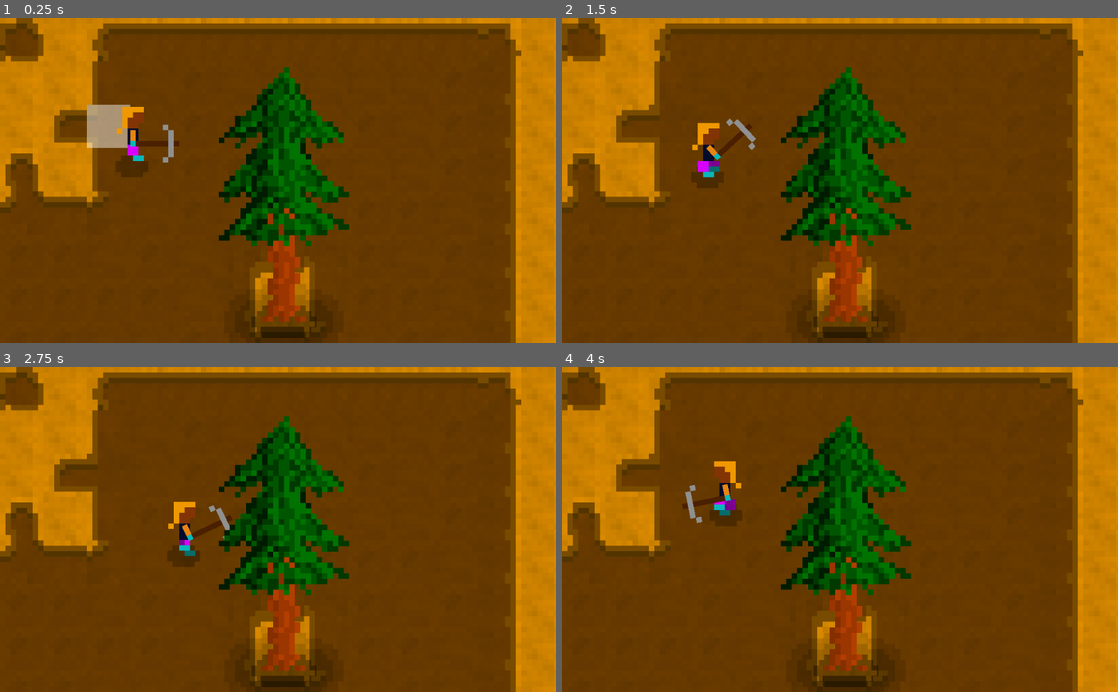
Above: before the commit, frames 1-4 (two rows, left to right).
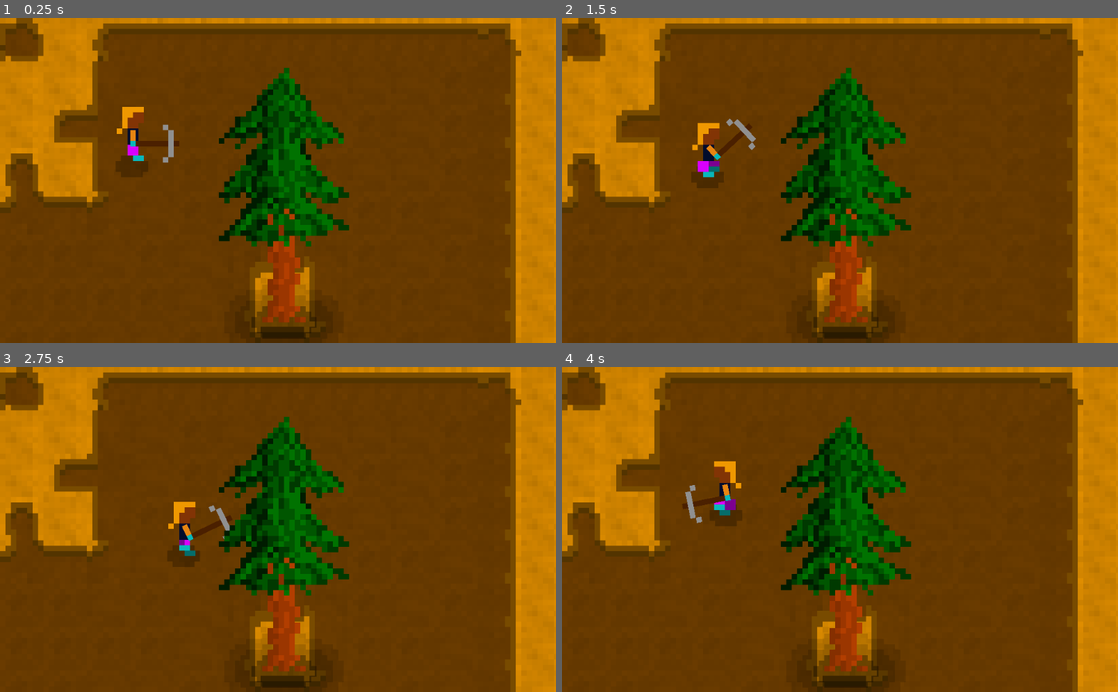
Above: after the commit, the same moments.

Repository: xarvh/residuals
Game: Godot game, scene res://scenes/Main.tscn
The game is run twice, just before and just after one commit, with the same random seed, the same clock (stepped at 60 frames per second) and the same inputs.
Inputs (mouse positions are in pixels of both pictures, inside the frame that each line leads up to):
- Up to frame 1 (0.25 s): no input
- Up to frame 2 (1.5 s): tap Enter (ui_accept) at 0.5, 0.6, 0.77, 1.07, 1.35 s; move the mouse to (962, 164) at 0.52 s; hold Right (ui_right) 0.53-1.28 s; move the mouse to (728, 196) at 1.27 s; hold Down (ui_down) from 1.28 s (still down)
- Up to frame 3 (2.75 s): tap Enter (ui_accept) at 1.52, 1.82, 2.1 s; move the mouse to (333, 458) at 2.02 s; release Down (ui_down) at 2.03 s; hold Right (ui_right) from 2.03 s (still down)
- Up to frame 4 (4 s): move the mouse to (812, 594) at 2.77 s; release Right (ui_right) at 2.78 s; hold Up (ui_up) 2.78-3.53 s; tap Enter (ui_accept) at 2.85, 3.02, 3.32, 3.6, 3.77 s; move the mouse to (1006, 578) at 3.52 s; hold Left (ui_left) from 3.53 s (still down)

The runs differ from the first frame. In frame 1, 1.5% of the frame differs, in the area x 15-63%, y 15-98%; in frame 2, 0.6%; in frame 3, 0.6%; in frame 4, 0.6%.

Commit message:
Break up HumanManager into MapManager and HumanPlayer

Diff:
--- a/scenes/HumanCharacter.tscn
+++ b/scenes/HumanCharacter.tscn
@@ -113,8 +113,8 @@
 "times": PoolRealArray( 1.5 ),
 "transitions": PoolRealArray( 1 ),
 "values": [ {
-"args": [ "signalSwingHit" ],
-"method": "emit_signal"
+"args": [  ],
+"method": "_onSwingHit"
 } ]
 }
 
@@ -226,7 +226,7 @@
 position = Vector2( 0, -7 )
 texture = ExtResource( 1 )
 hframes = 6
-frame = 3
+frame = 1
 
 [node name="Torso+Head" type="Sprite" parent="Legs"]
 material = SubResource( 8 )
--- a/scenes/Main.tscn
+++ b/scenes/Main.tscn
@@ -1,11 +1,12 @@
-[gd_scene load_steps=10 format=2]
+[gd_scene load_steps=11 format=2]
 
 [ext_resource path="res://assets/tree.png" type="Texture" id=1]
-[ext_resource path="res://scripts/HumanManager.gd" type="Script" id=2]
+[ext_resource path="res://scripts/MapManager.gd" type="Script" id=2]
 [ext_resource path="res://scenes/HumanCharacter.tscn" type="PackedScene" id=3]
 [ext_resource path="res://shaders/ColorizeRGB.shader" type="Shader" id=4]
 [ext_resource path="res://tileset/tileset.tres" type="TileSet" id=5]
 [ext_resource path="res://assets/treeShadow.png" type="Texture" id=6]
+[ext_resource path="res://scripts/HumanPlayer.gd" type="Script" id=7]
 
 [sub_resource type="ShaderMaterial" id=1]
 shader = ExtResource( 4 )
@@ -59,13 +60,14 @@
 
 [node name="YSort" type="YSort" parent="."]
 
-[node name="HumanCharacter" parent="YSort" instance=ExtResource( 3 )]
+[node name="Player" parent="YSort" instance=ExtResource( 3 )]
 position = Vector2( 24.5254, 27.4404 )
 scale = Vector2( 1, 1 )
+script = ExtResource( 7 )
 
 [node name="tree" type="Sprite" parent="YSort"]
 material = SubResource( 2 )
-position = Vector2( 52.0002, 54.8887 )
+position = Vector2( 52, 55 )
 texture = ExtResource( 1 )
 offset = Vector2( 0.339409, -22.8113 )
 
--- a/scripts/HumanCharacter.gd
+++ b/scripts/HumanCharacter.gd
@@ -1,4 +1,8 @@
 extends AnimationPlayer
 
 
-signal signalSwingHit()
+const meta = preload('res://scripts/meta.gd')
+
+
+func _onSwingHit():
+    meta.callAncestorMethod(self, "playerToolSwingHit")
--- a/scripts/HumanManager.gd
+++ /dev/null
@@ -1,110 +0,0 @@
-extends Node2D
-
-
-#
-# Config
-#
-const inputUp = "ui_up"
-const inputDown = "ui_down"
-const inputLeft = "ui_left"
-const inputRight = "ui_right"
-const inputUseTool = "ui_accept"
-const inputQuit = "ui_cancel"
-
-const walkingSpeed = 10
-
-
-#
-# Init
-#
-var tilemap
-var cellHighlight
-var player
-var animation_player
-var toolTargetCell
-
-func _ready():
-    self.tilemap = self.get_node('TileMap')
-    self.cellHighlight = self.tilemap.get_node('CellHighlight')
-
-    var ySort = self.get_node('YSort')
-    self.player = ySort.get_node('HumanCharacter')
-    self.animation_player = self.player.get_node("AnimationPlayer")
-
-    self.cellHighlight.visible = false
-    self.toolTargetCell = null
-    self.animation_player.connect("animation_finished", self, "_onAnimationFinished")
-    self.animation_player.connect("signalSwingHit", self, "_onSignalSwingHit")
-
-
-#
-#
-#
-func _process(delta):
-
-    if Input.is_action_just_pressed(inputQuit):
-        get_tree().quit()
-
-    var dx = -1 if Input.is_action_pressed(inputLeft) else 1 if Input.is_action_pressed(inputRight) else 0
-    var dy = -1 if Input.is_action_pressed(inputUp) else 1 if Input.is_action_pressed(inputDown) else 0
-
-    var mouse_cell = self.tilemap.world_to_map(self.tilemap.get_local_mouse_position())
-    var cell_size = self.tilemap.cell_size
-    var player_cell = (self.player.position / cell_size).floor()
-    var selected_cell = (mouse_cell - player_cell).clamped(sqrt(2)).round() + player_cell
-
-    self.cellHighlight.visible = self.animation_player.current_animation == 'Idle'
-    if self.cellHighlight.visible:
-        self.cellHighlight.rect_position = selected_cell * cell_size
-
-    match self.animation_player.current_animation:
-        "Idle":
-            if Input.is_action_pressed(inputUseTool):
-                # TODO turn towards target cell
-                self.animation_player.play("SwingTool")
-                self.toolTargetCell = selected_cell
-            else:
-                walk_or_idle(dx, dy, delta)
-
-        "Walk":
-            walk_or_idle(dx, dy, delta)
-
-        "SwingTool":
-            pass
-
-        _:
-          self.animation_player.play("Idle")
-
-
-func _unhandled_input(event):
-    match self.animation_player.current_animation:
-        "Idle":
-            if event.is_pressed() and InputMap.event_is_action(event, inputUseTool):
-                pass
-
-
-func _onAnimationFinished(name):
-    match name:
-        "SwingTool":
-            pass
-
-
-func _onSignalSwingHit():
-    print('doing stuff to cell', self.toolTargetCell)
-
-
-
-func walk_or_idle(dx, dy, delta):
-    if dx or dy:
-        var n = sqrt(dx * dx + dy * dy)
-
-        self.player.position.x += dx / n * delta * walkingSpeed
-        self.player.position.y += dy / n * delta * walkingSpeed
-
-        self.animation_player.play("Walk")
-
-        if dx < 0: self.player.scale.x = -1
-        if dx > 0: self.player.scale.x = 1
-
-    else:
-        self.animation_player.play("Idle")
--- /dev/null
+++ b/scripts/HumanPlayer.gd
@@ -0,0 +1,78 @@
+extends Node2D
+
+
+const meta = preload('res://scripts/meta.gd')
+
+
+#
+# Config
+#
+const inputUp = "ui_up"
+const inputDown = "ui_down"
+const inputLeft = "ui_left"
+const inputRight = "ui_right"
+const inputUseTool = "ui_accept"
+
+const walkingSpeed = 10
+
+
+#
+# Properties
+#
+onready var animation_player = get_node("AnimationPlayer")
+
+
+#
+# Process
+#
+func _process(delta):
+    var dx = -1 if Input.is_action_pressed(inputLeft) else 1 if Input.is_action_pressed(inputRight) else 0
+    var dy = -1 if Input.is_action_pressed(inputUp) else 1 if Input.is_action_pressed(inputDown) else 0
+
+    match self.animation_player.current_animation:
+        "Idle":
+            if Input.is_action_pressed(inputUseTool):
+                # TODO turn towards target cell
+                self.animation_player.play("SwingTool")
+
+                meta.callAncestorMethod(self, "playerToolSwingStart")
+            else:
+                _walk_or_idle(dx, dy, delta)
+
+        "Walk":
+            _walk_or_idle(dx, dy, delta)
+
+        "SwingTool":
+            pass
+
+        _:
+          self.animation_player.play("Idle")
+
+
+#
+# Input interrupts
+#
+func _unhandled_input(event):
+    match self.animation_player.current_animation:
+        "Idle":
+            if event.is_pressed() and InputMap.event_is_action(event, inputUseTool):
+                pass
+
+
+#
+# State helpers
+#
+func _walk_or_idle(dx, dy, delta):
+    if dx or dy:
+        var n = sqrt(dx * dx + dy * dy)
+
+        self.position.x += dx / n * delta * walkingSpeed
+        self.position.y += dy / n * delta * walkingSpeed
+
+        self.animation_player.play("Walk")
+
+        if dx < 0: self.scale.x = -1
+        if dx > 0: self.scale.x = 1
+
+    else:
+        self.animation_player.play("Idle")
--- /dev/null
+++ b/scripts/MapManager.gd
@@ -0,0 +1,51 @@
+extends Node2D
+
+
+#
+# Config
+#
+
+const inputQuit = "ui_cancel"
+
+
+
+#
+# Init
+#
+onready var tilemap = get_node('TileMap')
+onready var cellHighlight = tilemap.get_node('CellHighlight')
+onready var ySort = self.get_node('YSort')
+onready var player = ySort.get_node('Player')
+
+onready var toolTargetCell = null
+
+
+
+func _ready():
+    self.cellHighlight.visible = false
+
+
+#
+#
+#
+func _process(delta):
+
+    if Input.is_action_just_pressed(inputQuit):
+        get_tree().quit()
+
+    var mouse_cell = self.tilemap.world_to_map(self.tilemap.get_local_mouse_position())
+    var cell_size = self.tilemap.cell_size
+    var player_cell = (self.player.position / cell_size).floor()
+    var selected_cell = (mouse_cell - player_cell).clamped(sqrt(2)).round() + player_cell
+
+#    self.cellHighlight.visible = self.player.animation_player.current_animation == 'Idle'
+#    if self.cellHighlight.visible:
+#        self.cellHighlight.rect_position = selected_cell * cell_size
+
+
+func playerToolSwingStart():
+    print("playerToolSwingStart!!!!")
+
+
+func playerToolSwingHit():
+    print("playerToolSwingHit@@@@@@@@@")
--- /dev/null
+++ b/scripts/meta.gd
@@ -0,0 +1,13 @@
+
+static func callAncestorMethod(child, methodName):
+    var parent = child.get_parent()
+
+    if !parent:
+      # TODO print only if debug mode is on
+      print("no ancestor found with method ", methodName)
+      return null
+
+    if parent.has_method(methodName):
+        parent.call(methodName)
+    else:
+        callAncestorMethod(parent, methodName)
